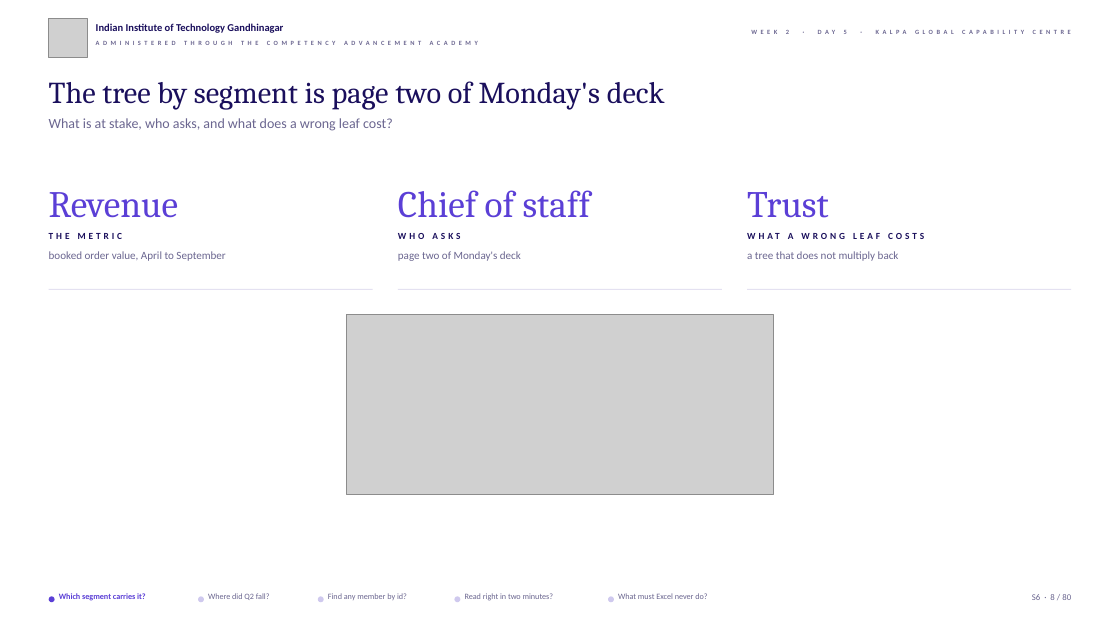
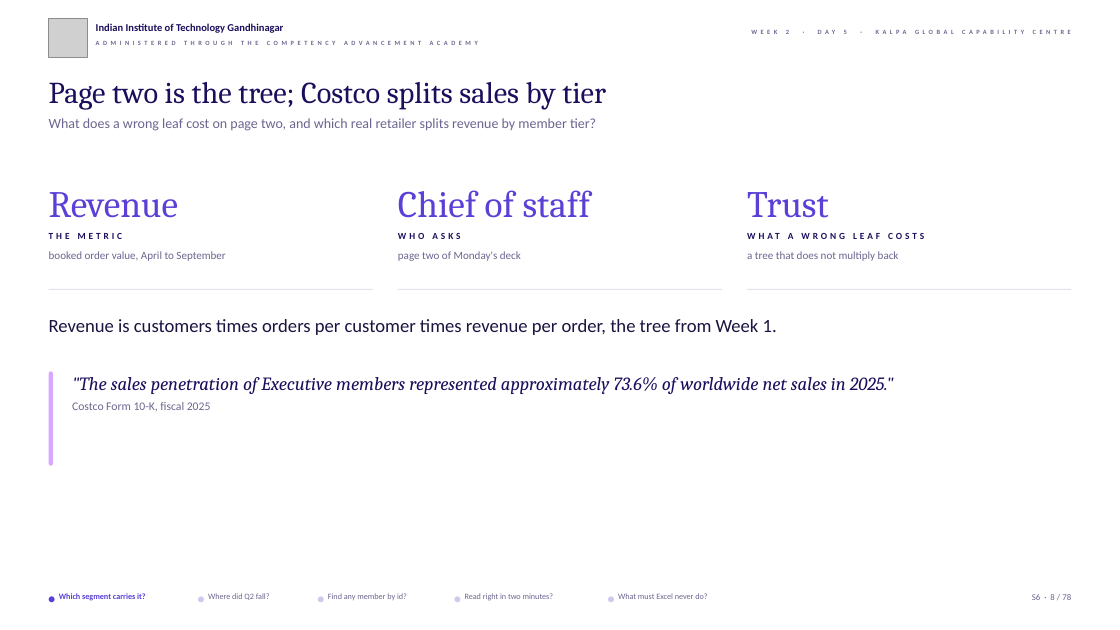
Before and after one commit to fde-academy-lab/c2-content-factory, a slide deck: slide 8 of content/W02/D5/slides/C2_W02_D05_half1_STUDENT.pptx. Drawn at 1120x630 pixels with LibreOffice and Linux fonts; fonts in the diff are those of the drawing; grey boxes stand for pictures; background and template pictures are left out. Boxes give left, top, right and bottom in pixels: in the first picture for what was removed or moved away, otherwise in the second. Text is boxed around its words. In the diff, an @@ line names an element or a change of style, - is before the commit and + after.

```diff
--- a/content/W02/D5/slides/C2_W02_D05_half1_STUDENT.pptx
+++ b/content/W02/D5/slides/C2_W02_D05_half1_STUDENT.pptx
@@ text at box(49, 82, 606, 109): text changed @@
-The tree by segment is page two of Monday's deck
+Page two is the tree; Costco splits sales by tier
@@ text at box(49, 118, 596, 131): text changed @@
-What is at stake, who asks, and what does a wrong leaf cost?
+What does a wrong leaf cost on page two, and which real retailer splits revenue by member tier?
@@ text added at box(49, 319, 777, 335), 16 pt, text #1A1440 @@
+Revenue is customers times orders per customer times revenue per order, the tree from Week 1.
@@ picture removed at box(347, 314, 774, 494) @@
@@ rounded rectangle added at box(49, 371, 53, 465), fill #D9A7FF @@
@@ text added at box(72, 377, 894, 411), 16 pt, text #1A0F5C, italic @@
+"The sales penetration of Executive members represented approximately 73.6% of worldwide net sales in 2025."
+Costco Form 10-K, fiscal 2025
```
Also in this commit, not shown: 77 other slides changed, 2 slides removed, 3 other files.
